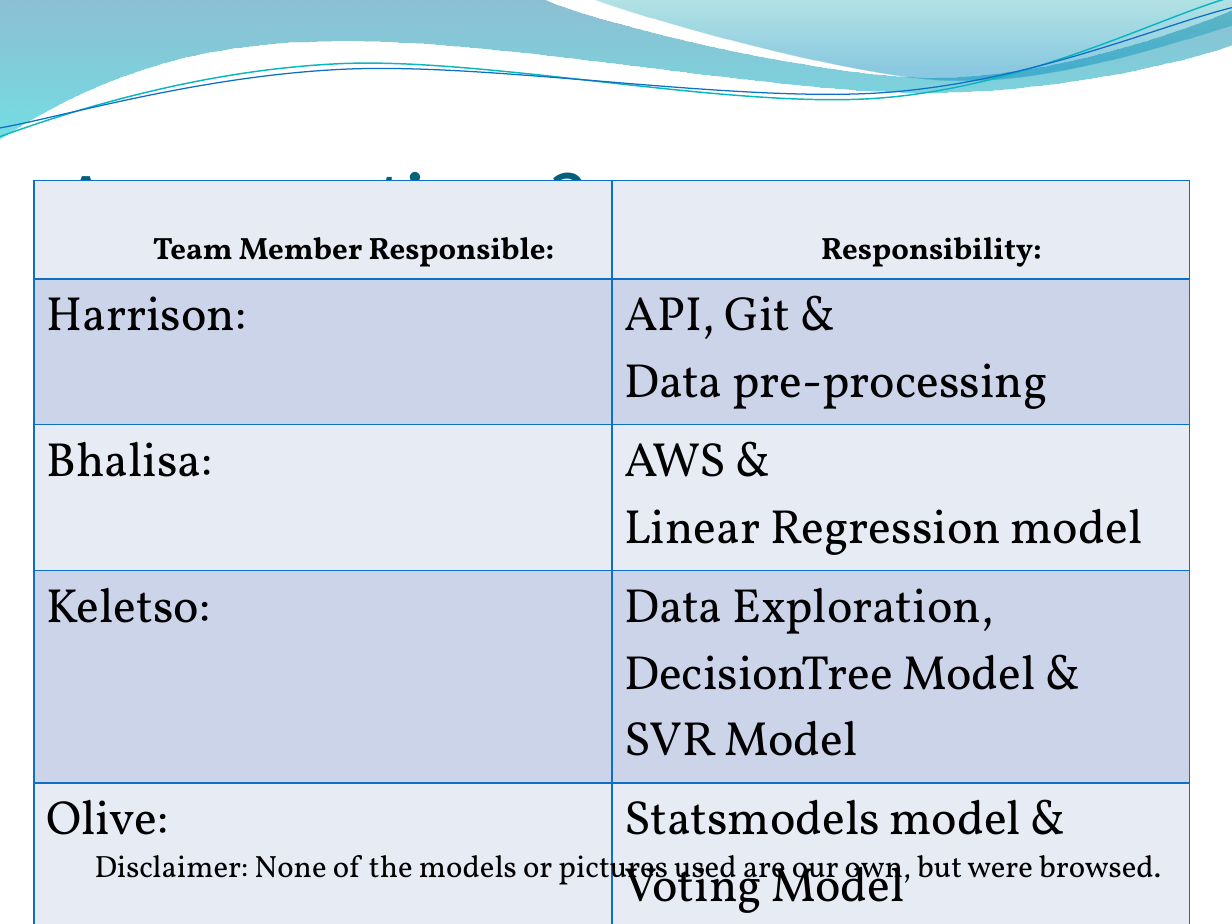
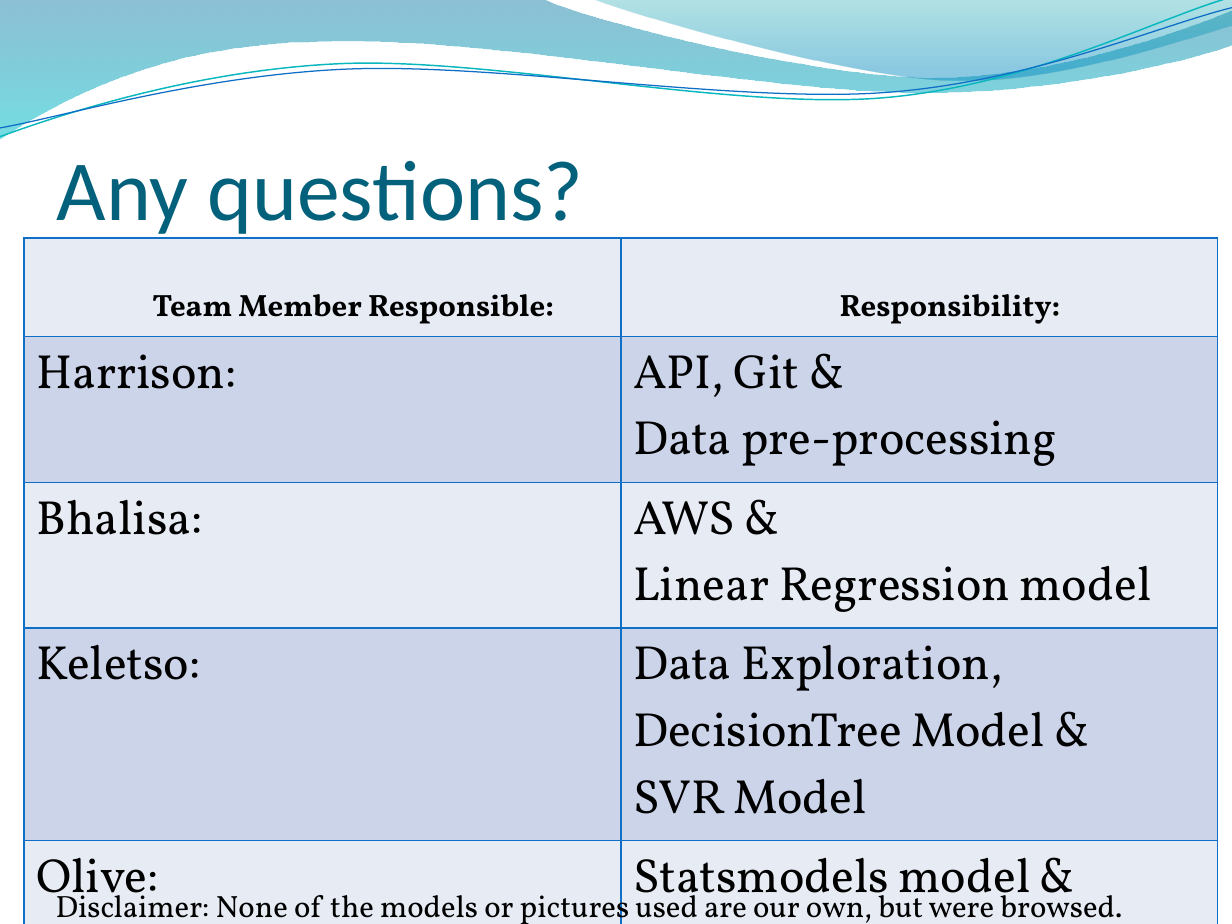
Before and after one commit to lkrump7/regression-apples-predict-api-template, a slide deck: slide 30 of What will the apples cost.pptx. Drawn at 1232x924 pixels with LibreOffice and Linux fonts; fonts in the diff are those of the drawing; background and template pictures are left out. Boxes give left, top, right and bottom in pixels: in the first picture for what was removed or moved away, otherwise in the second. Text is boxed around its words. In the diff, an @@ line names an element or a change of style, - is before the commit and + after.

```diff
--- a/What will the apples cost.pptx
+++ b/What will the apples cost.pptx
@@ title "Any questions?": place and size @@
-title "Any questions?" at bbox=[62, 172, 588, 251]
+title "Any questions?" at bbox=[57, 161, 584, 239]
@@ table: place and size @@
-table at bbox=[34, 181, 1190, 917]
+table at bbox=[25, 238, 1217, 918]
@@ text "Disclaimer: None of the models ..." rewrapped from bbox=[95, 847, 1161, 891] to bbox=[56, 887, 1122, 924] @@
```
Also in this commit, not shown: 2 other slides changed.
